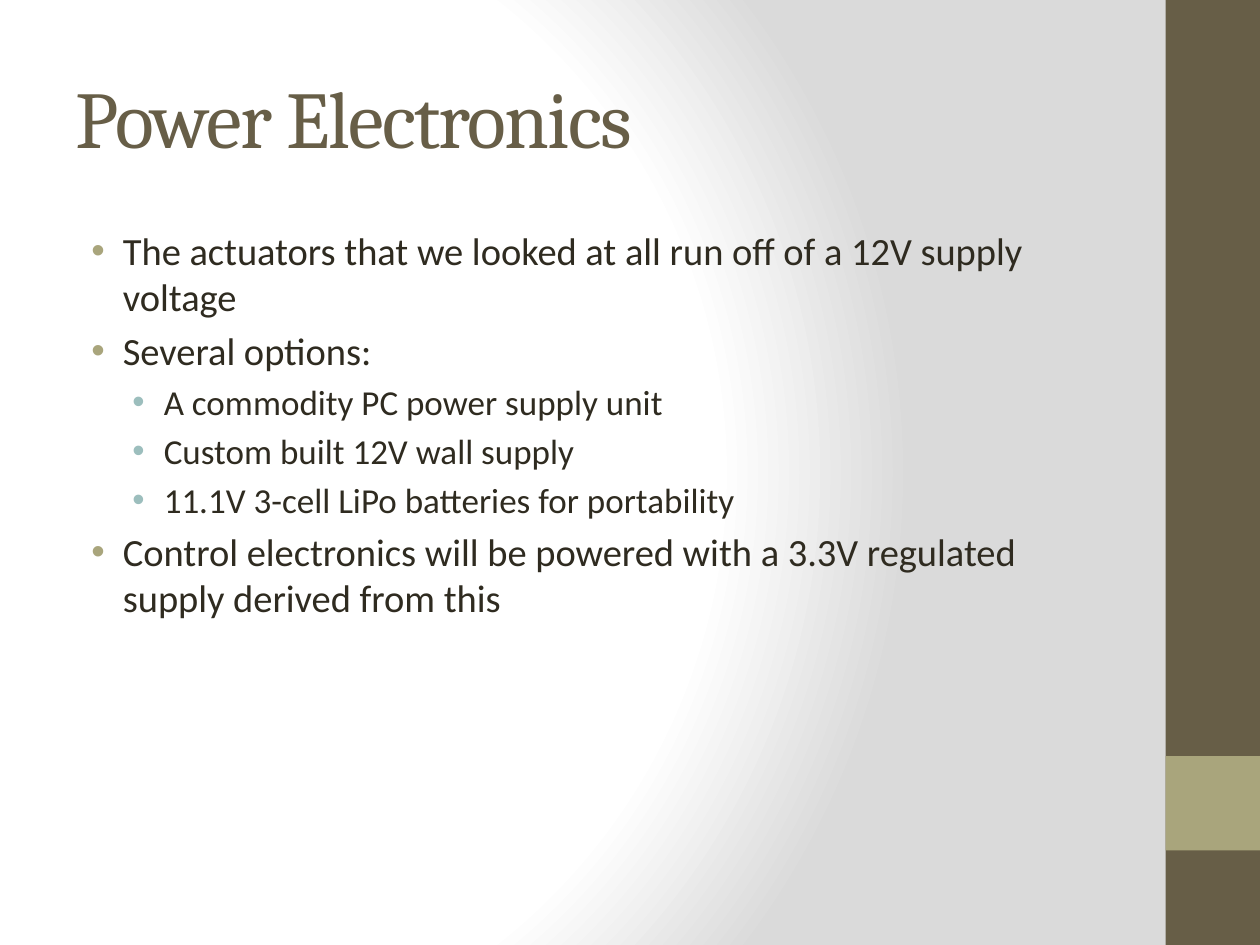
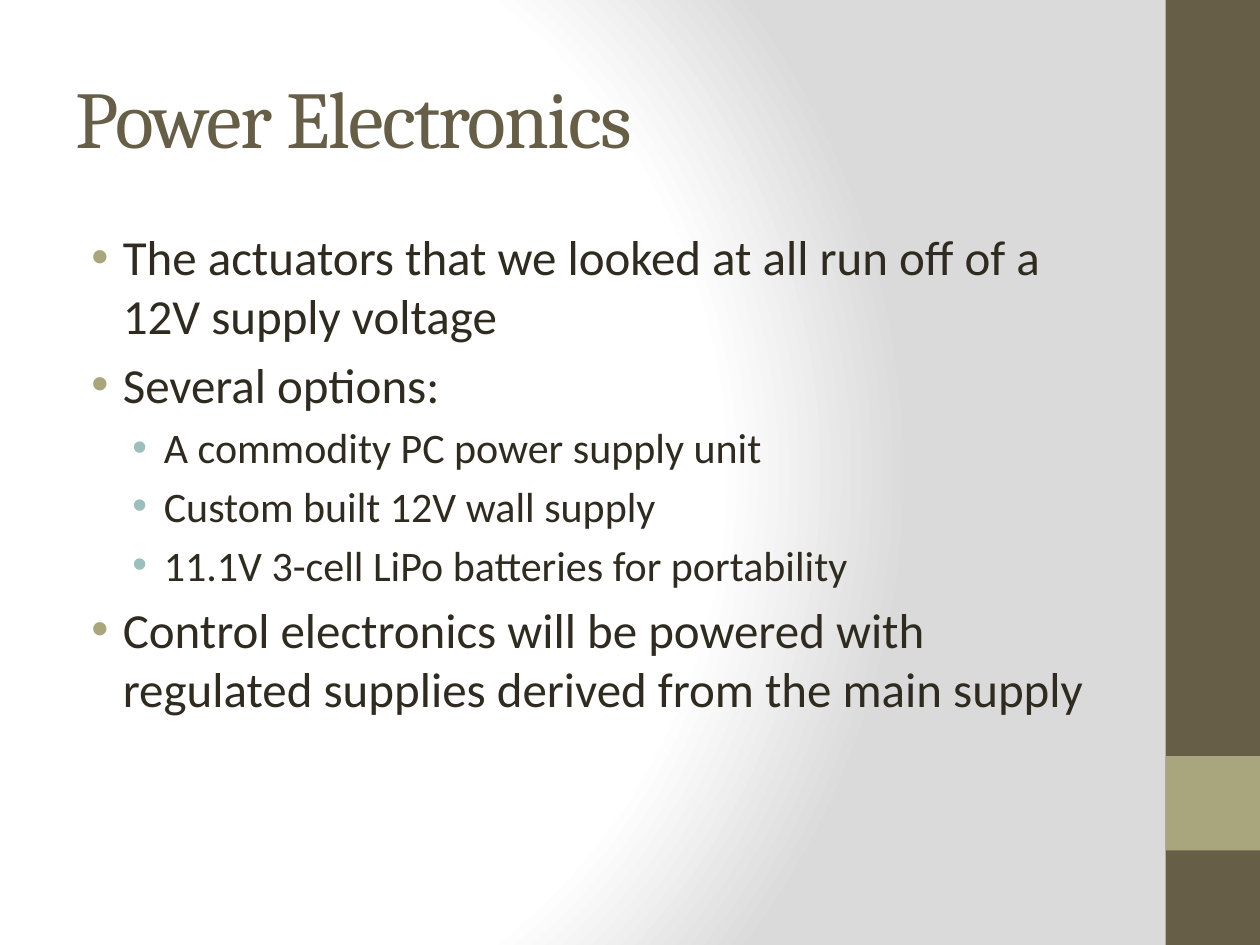
Before and after one commit to UCSBRoboticsClub/robotic-arm, a slide deck: slide 9 of UCSB Robotic Arm Project.pptx (slide 7 before the commit). Drawn at 1260x945 pixels with LibreOffice and Linux fonts; fonts in the diff are those of the drawing. Boxes give left, top, right and bottom in pixels: in the first picture for what was removed or moved away, otherwise in the second. Text is boxed around its words. In the diff, an @@ line names an element or a change of style, - is before the commit and + after.

```diff
--- a/UCSB Robotic Arm Project.pptx
+++ b/UCSB Robotic Arm Project.pptx
@@ text at (123,241,1039,588): size 22 to 28 pt in "The actuators that we looked at all ...", "Several options:"; size 20 to 24 pt in "A commodity PC power supply unit", "Custom built 12V wall supply", "11.1V 3-cell LiPo batteries for portability"; more space between paragraphs @@
@@ text at (123,614,1083,716): text changed; size 22 to 28 pt @@
-• Control electronics will be powered with a 3.3V regulated supply derived from this
+• Control electronics will be powered with regulated supplies derived from the main supply
```
Also in this commit, not shown: 8 other slides changed, 3 slides added, 6 other files.
